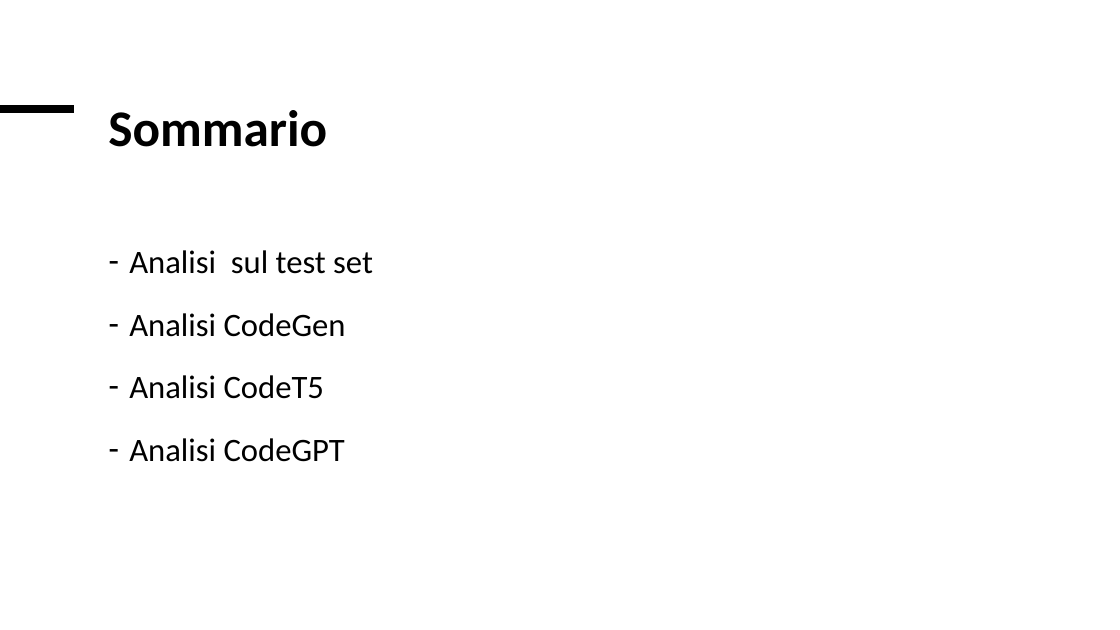
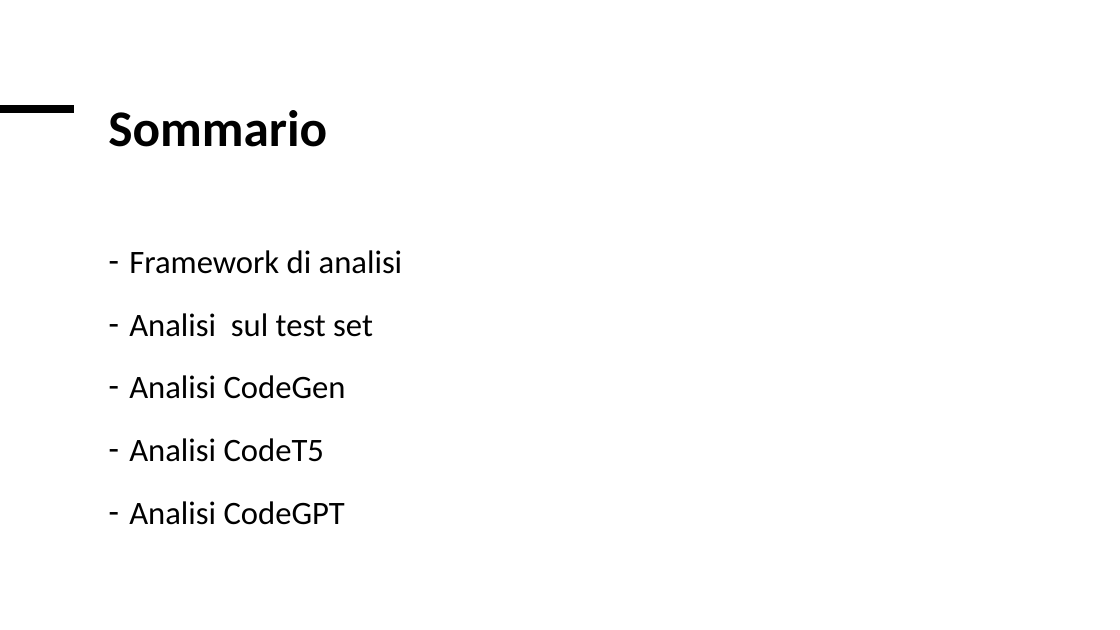
Before and after one commit to Simpronic/Tesi_Generatore_VHDL, a slide deck: slide 2 of altro/Presentazione_risultati.pptx. Drawn at 1120x630 pixels with LibreOffice and Linux fonts; fonts in the diff are those of the drawing. Boxes give left, top, right and bottom in pixels: in the first picture for what was removed or moved away, otherwise in the second. Text is boxed around its words. In the diff, an @@ line names an element or a change of style, - is before the commit and + after.

```diff
--- a/altro/Presentazione_risultati.pptx
+++ b/altro/Presentazione_risultati.pptx
@@ text at [129, 250, 403, 274]: paragraph added @@
+– Framework di analisi
```
Also in this commit, not shown: 4 other slides changed, 4 slides added.
